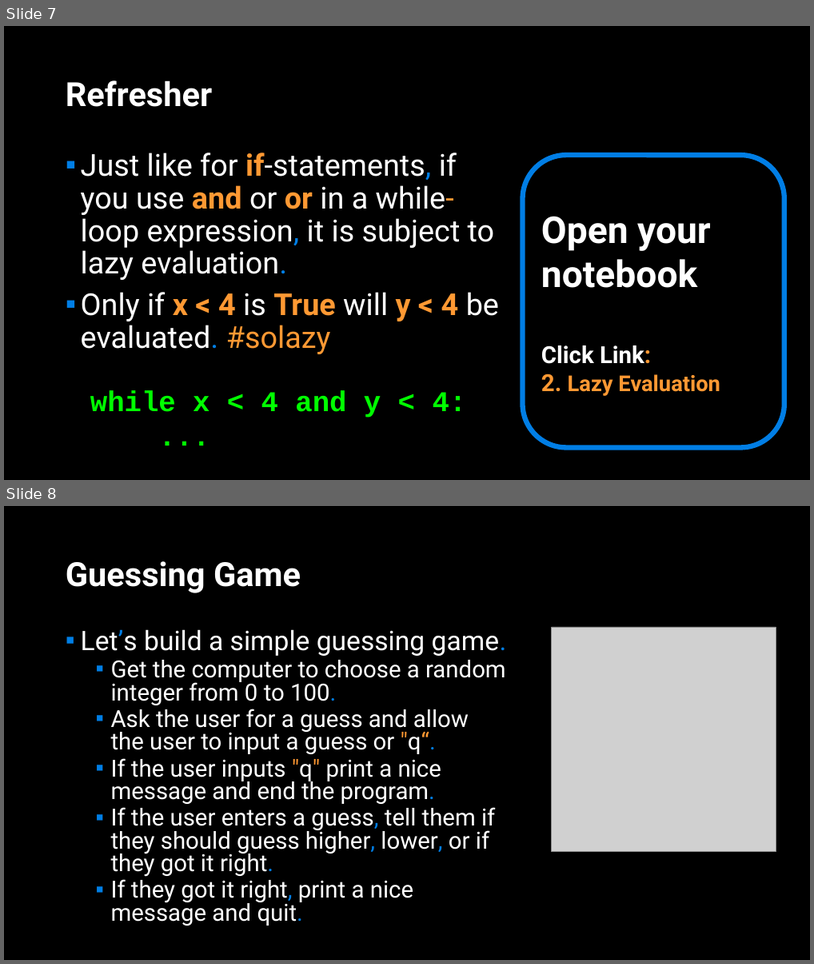
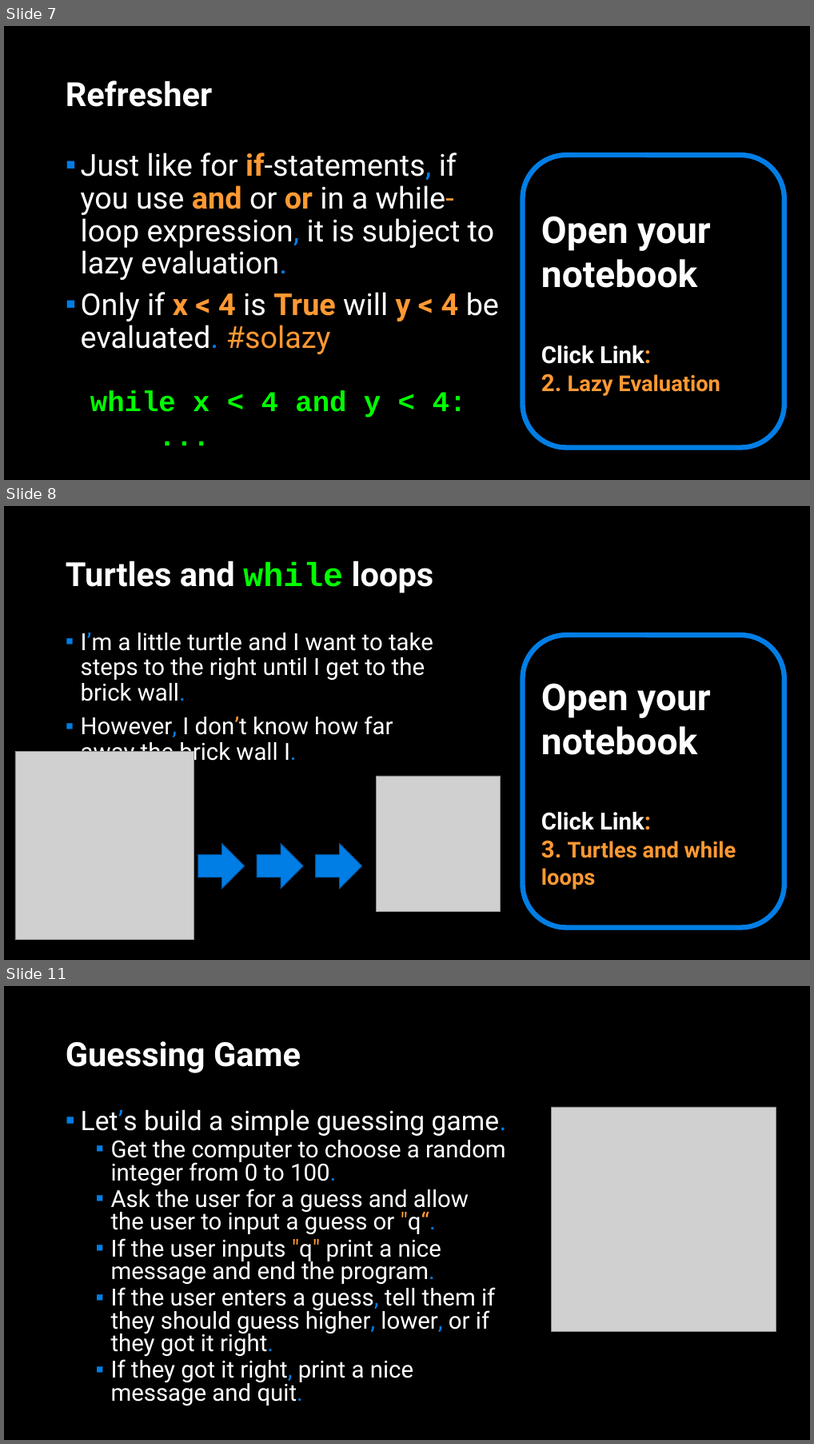
Before and after one commit to APS106/APS106-winter-2023-kinsella-goodfellow, a slide deck: lectures/week4/lecture2/slides/week4_lecture2.pptx. Shown one above the other, each under a label of ours: slides 7 and 8 before the commit, slides 7, 8 and 11 after it; the slides between them are not shown. The pictures are 814x964 and 814x1444 pixels, drawn with LibreOffice and Linux fonts; fonts in the diff are those of the drawing; grey boxes stand for pictures; background and template pictures are left out. Boxes give left, top, right and bottom in pixels: in the first picture for what was removed or moved away, otherwise in the second. Text is boxed around its words. In the diff, an @@ line names an element or a change of style, - is before the commit and + after.

```diff
--- a/lectures/week4/lecture2/slides/week4_lecture2.pptx
+++ b/lectures/week4/lecture2/slides/week4_lecture2.pptx
@@ slide 8 added at [4, 506, 810, 960], background picture (left out) @@
@@ title added at [66, 560, 434, 593], 39.6 pt, text #FFFFFF, bold @@
+Turtles and while loops
@@ text added at [81, 632, 434, 766], 28 pt, text #FFFFFF @@
+▪ I’m a little turtle and I want to take steps to the right until I get to the brick wall.
+▪ However, I don’t know how far away the brick wall I.
@@ rounded rectangle added at [523, 635, 785, 927], outline #017EE5 6 pt, 26 pt, text #FFFFFF, bold @@
+Open your notebook
+Click Link:
+3. Turtles and while loops
@@ picture added at [15, 751, 194, 940] @@
@@ picture added at [377, 776, 502, 912] @@
@@ right arrow added at [198, 844, 244, 888], fill #017EE5, outline #015DA9 1 pt @@
@@ right arrow added at [257, 844, 303, 888], fill #017EE5, outline #015DA9 1 pt @@
@@ right arrow added at [316, 844, 362, 888], fill #017EE5, outline #015DA9 1 pt @@
@@ what was slide 8 is now slide 11 @@
```
Also in this commit, not shown: 1 slide changed, 2 other slides added, 6 other files.
